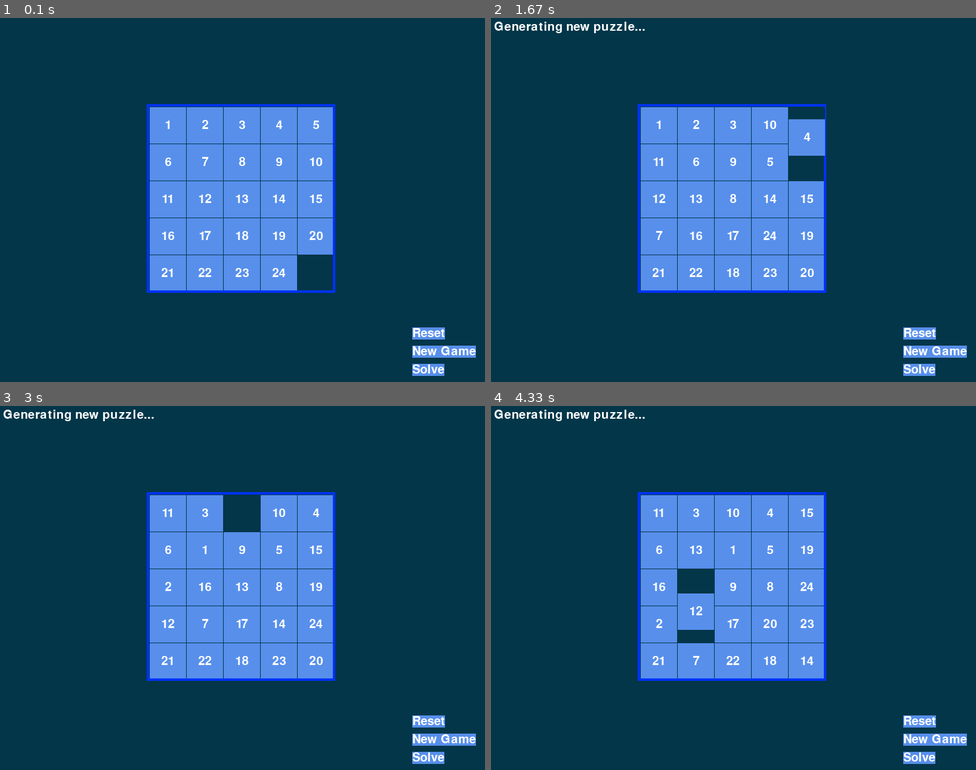
Above: before the commit, frames 1-4 (two rows, left to right).
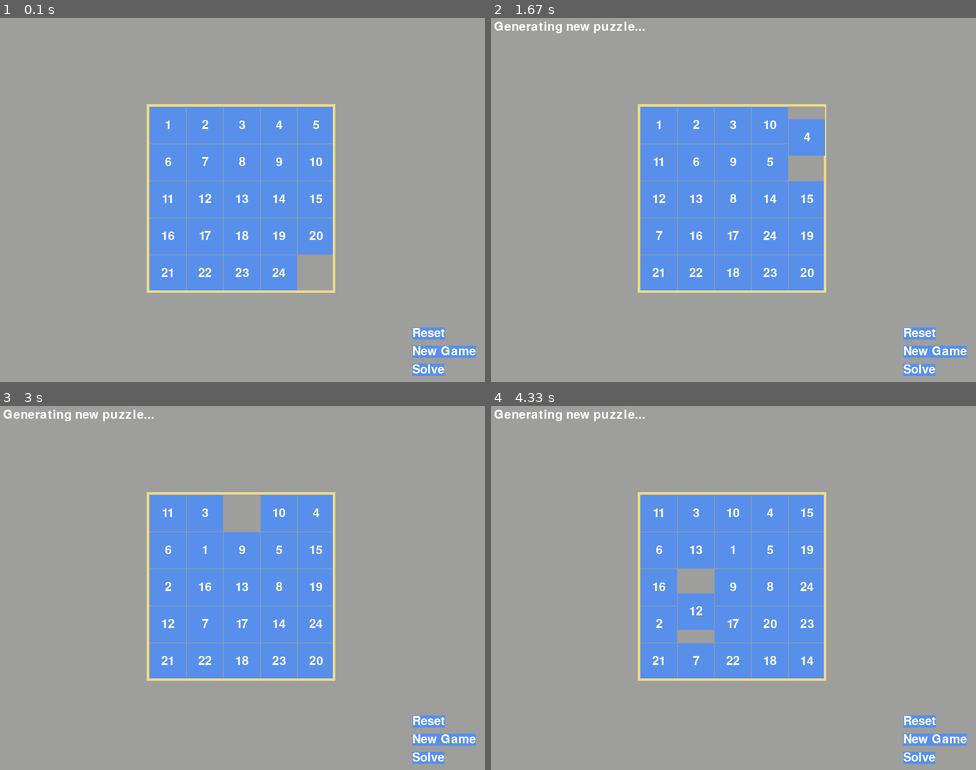
Above: after the commit, the same moments.

Repository: waitisthatv/csc125
Game: pygame game, started from Documents/csc125/pygamemodificationVD.py
The game is run twice, just before and just after one commit, with the same random seed, the same clock (stepped at 60 frames per second) and the same inputs.
Inputs:
- Up to frame 1 (0.1 s): no input
- Up to frame 2 (1.67 s): no input
- Up to frame 3 (3 s): no input
- Up to frame 4 (4.33 s): no input

The runs differ from the first frame. In frame 1, 81% of the frame differs, in the area x 0-100%, y 0-100%; in frame 2, 81%; in frame 3, 81%; in frame 4, 81%.

Commit message:
Update pygamemodificationVD.py
now editing background colors and border color to test

Diff:
--- a/Documents/csc125/pygamemodificationVD.py
+++ b/Documents/csc125/pygamemodificationVD.py
@@ -20,14 +20,14 @@
 #                 R    G    B
 BLACK =         (  0,   0,   0)
 WHITE =         (255, 255, 255)
-BRIGHTBLUE =    (  0,  50, 255)
-DARKTURQUOISE = (  3,  54,  73)
+CREAM =         (237, 220, 135)
+NICEGRAY =      (158, 158, 157)
 NICEBLUE =      ( 87, 143, 235)
 
-BGCOLOR = DARKTURQUOISE
+BGCOLOR = NICEGRAY
 TILECOLOR = NICEBLUE
 TEXTCOLOR = WHITE
-BORDERCOLOR = BRIGHTBLUE
+BORDERCOLOR = CREAM
 BASICFONTSIZE = 20
 
 BUTTONCOLOR = WHITE
